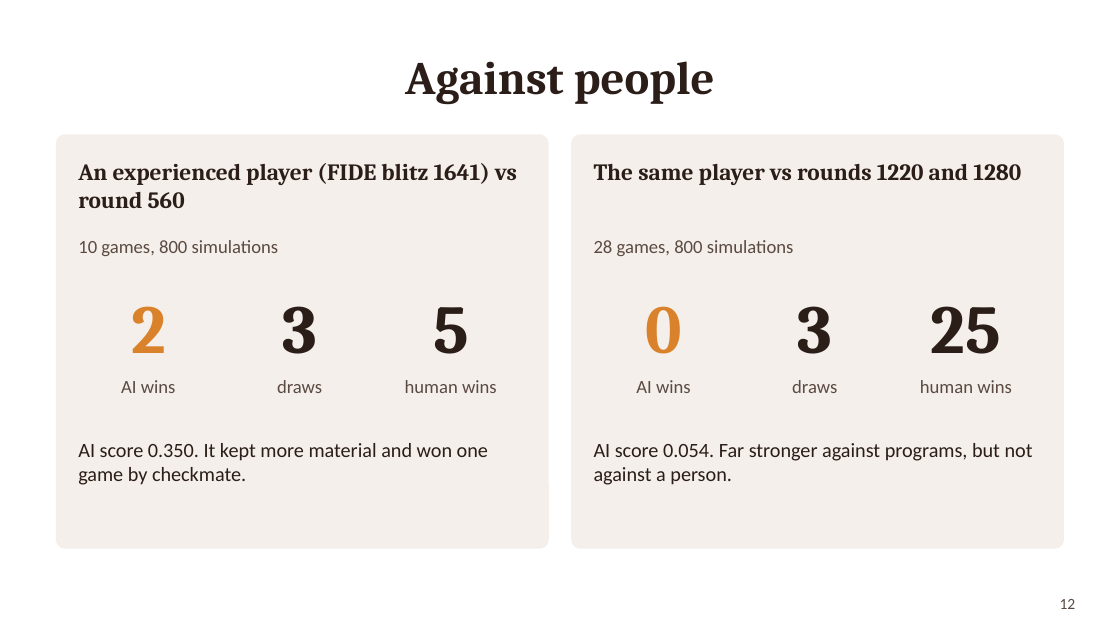
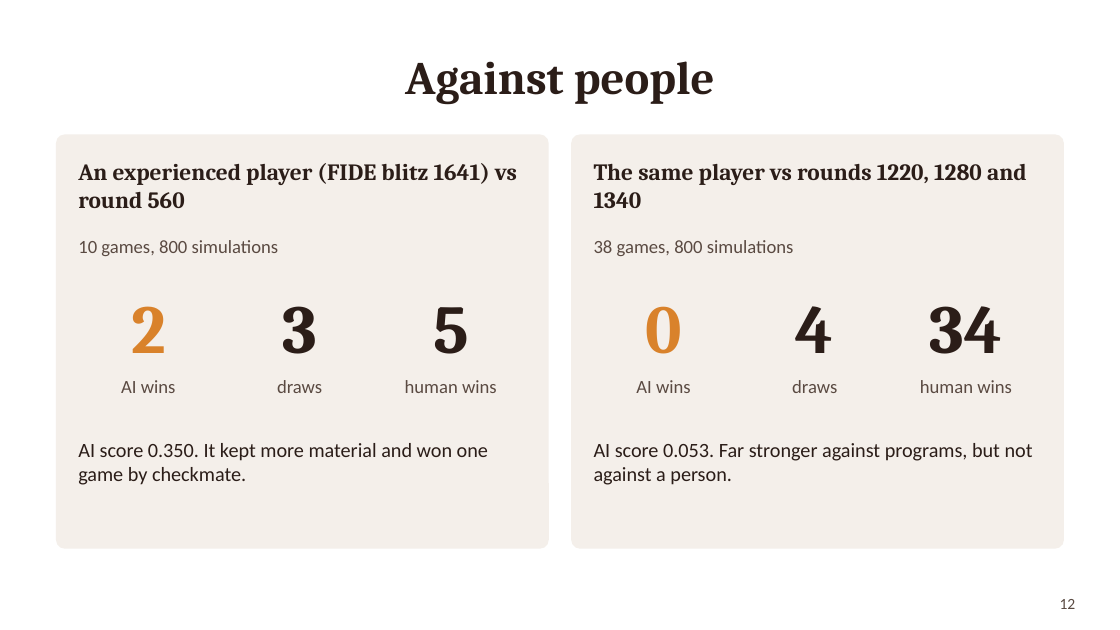
Before and after one commit to f20241463-cmd/CS-F407-chaturanga, a slide deck: slide 12 of report/ChaturangZero_Slides.pptx. Drawn at 1120x630 pixels with LibreOffice and Linux fonts; fonts in the diff are those of the drawing. Boxes give left, top, right and bottom in pixels: in the first picture for what was removed or moved away, otherwise in the second. Text is boxed around its words. In the diff, an @@ line names an element or a change of style, - is before the commit and + after.

```diff
--- a/report/ChaturangZero_Slides.pptx
+++ b/report/ChaturangZero_Slides.pptx
@@ text at (x1=594, y1=164, x2=1027, y2=208): text changed @@
-The same player vs rounds 1220 and 1280
+The same player vs rounds 1220, 1280 and 1340
@@ text at (x1=594, y1=240, x2=794, y2=256): text changed @@
-28 games, 800 simulations
+38 games, 800 simulations
@@ text at (x1=796, y1=306, x2=834, y2=353): text changed @@
-3
+4
@@ text at (x1=930, y1=306, x2=1003, y2=354): text changed @@
-25
+34
@@ text at (x1=594, y1=443, x2=1033, y2=485): text changed @@
-AI score 0.054. Far stronger against programs, but not against a person.
+AI score 0.053. Far stronger against programs, but not against a person.
```
Also in this commit, not shown: 11 other files.
